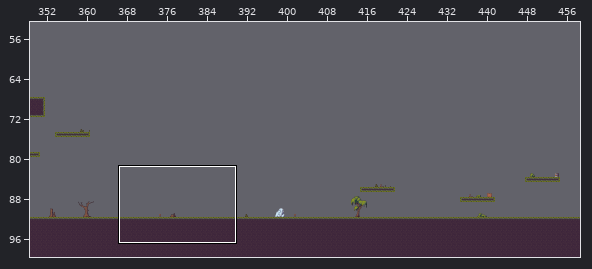
Tiled map, stored at my.tmx. The picture above shows the old version from afar; the outline marks the close-up.
Close-up. Old version:
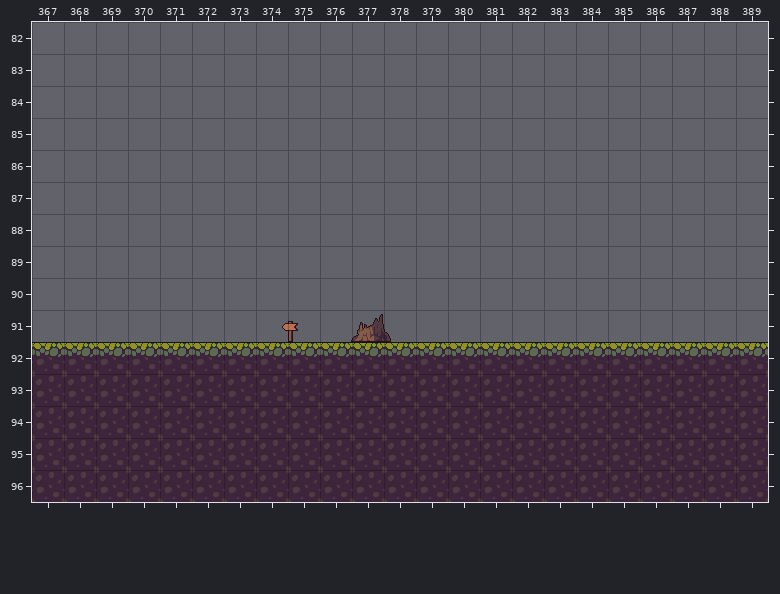
Cells are 32x32 px. Shown: x 367..389, y 82..96.
And afterwards:
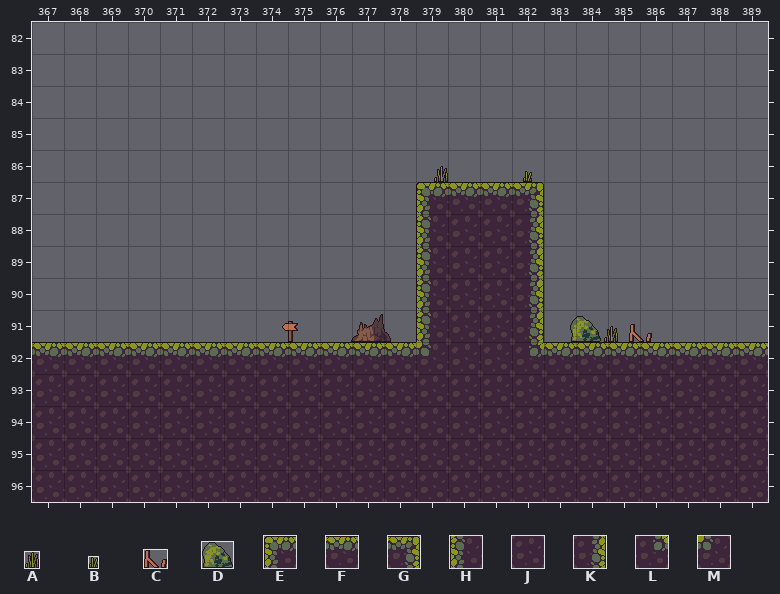
Key: from "1": A 27 "3", B 34 "10", C 35 "1", D 43 "6"; from "Tileset": E 0, F 1, G 2, H 10, J 11, K 12, L 23, M 25.
_ is an empty cell.
Objects are placed by their top-left corner, in cells (3,4 is the top-left corner of cell 3,4); size is 1x1 cell unless given.
The exact change:
Layer "tiles":
There is now tile E in row 87 at x 379.
There is now tile F in row 87 at x 380 to 381.
There is now tile G in row 87 at x 382.
There is now tile H in rows 88 to 91 at x 379.
The edit turns tile F into tile J in row 92 at x 380 to 381.
There is now tile J in rows 88 to 91 at x 380 to 381.
There is now tile K in rows 88 to 91 at x 382.
The edit turns tile F into tile L in row 92 at x 382.
The edit turns tile F into tile M in row 92 at x 379.
Layer "scenery":
A new object: A "3" at 379.6,86.5 size 0.4x0.5.
A new object: B "10" at 382.4,86.7 size 0.3x0.3.
A new object: D "6" at 383.8,91.2 size 1x0.8.
A new object: A "3" at 384.9,91.5 size 0.4x0.5.
A new object: C "1" at 385.6,91.4 size 0.7x0.6.
Pixel boxes of the changes (left, top, right, bottom) in both close-ups:
changed: (416, 166, 544, 358)
added: (570, 316, 601, 342)
added: (629, 324, 652, 342)
added: (604, 326, 618, 342)
